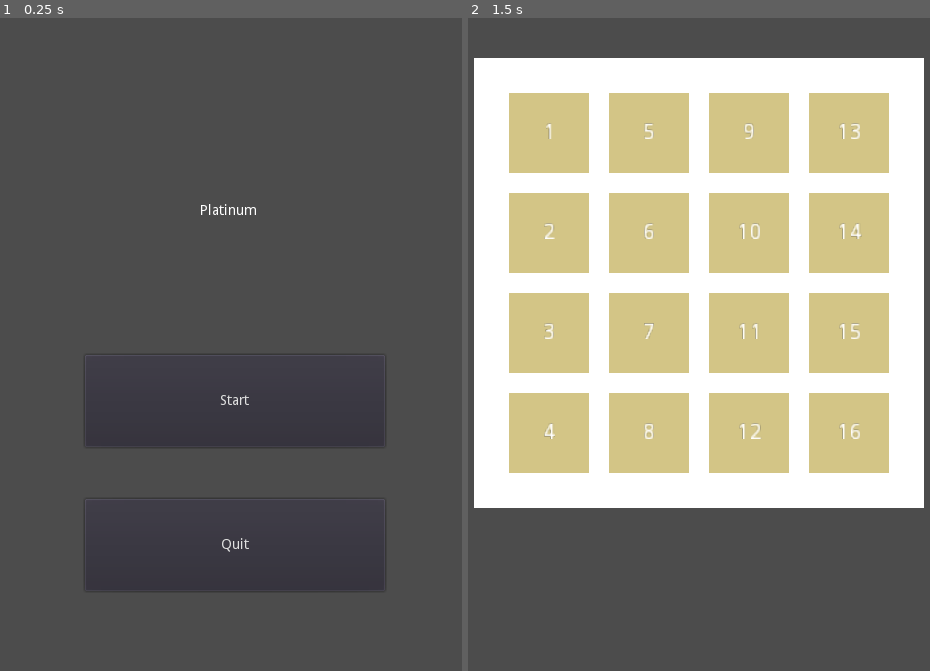
Above: before the commit, frames 1-2 (left to right).
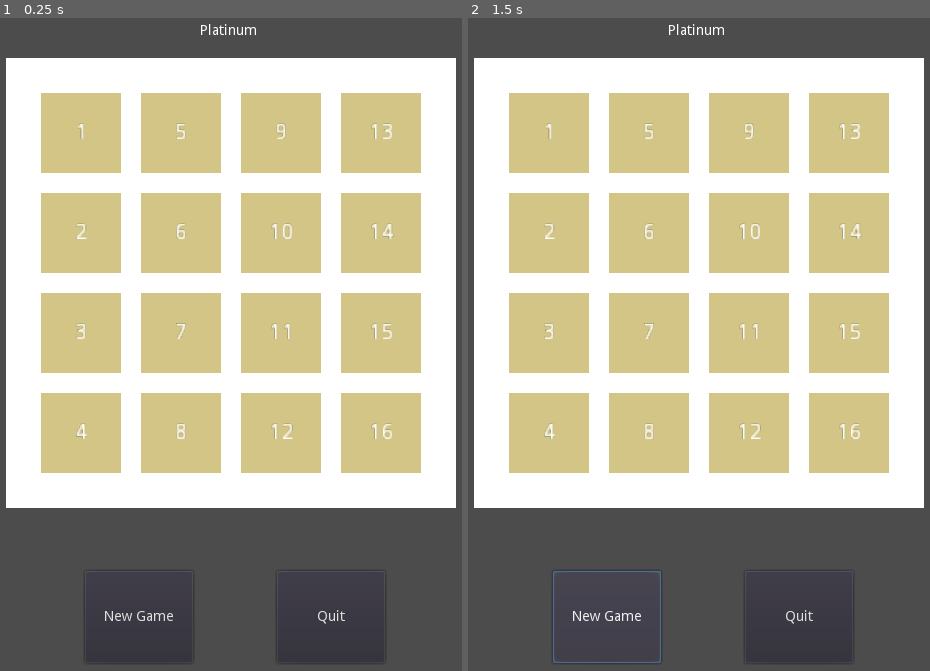
Above: after the commit, the same moments.

Repository: rafallatoszek/Platinum
Game: Godot game, scene res://Scenes/Game/Game.tscn
The game is run twice, just before and just after one commit, with the same random seed, the same clock (stepped at 60 frames per second) and the same inputs. Before the commit the project starts from res://Scenes/Main/Main.tscn.
Inputs (mouse positions are in pixels of both pictures, inside the frame that each line leads up to):
- Up to frame 1 (0.25 s): no input
- Up to frame 2 (1.5 s): click "Start" (after the commit: "New Game") at 0.5 s; click (606, 618) at 1.25 s, where only the run after the commit has a clickable "New Game"

The runs differ from the first frame. In frame 1, 68% of the frame differs, in the area x 1-99%, y 0-99%; in frame 2, 0.4%.

Commit message:
remove main scene

Diff:
--- a/Scenes/Board/Board.gd
+++ b/Scenes/Board/Board.gd
@@ -19,9 +19,9 @@
 		b.queue_free()
 	blocks = []
 	for i in values.size():
-		var row = values[i]
-		for j in row.size():
-			var val = row[j]
+		var column = values[i]
+		for j in column.size():
+			var val = column[j]
 			if val == null:
 				continue
 			var b = block.instance()
--- /dev/null
+++ b/Scenes/Game/Game.gd
@@ -0,0 +1,6 @@
+extends Node
+
+var score = 0
+
+func update_score(score):
+	$ScoreLabel.text = "Score: " + str(score)
--- a/Scenes/Game/Game.tscn
+++ b/Scenes/Game/Game.tscn
@@ -1,10 +1,15 @@
-[gd_scene load_steps=2 format=2]
+[gd_scene load_steps=4 format=2]
 
 [ext_resource path="res://Scenes/Board/Board.tscn" type="PackedScene" id=1]
+[ext_resource path="res://Scenes/Game/Game.gd" type="Script" id=2]
+[ext_resource path="res://Scenes/HUD/HUD.tscn" type="PackedScene" id=3]
 
-[node name="Node" type="Node"]
+[node name="Game" type="Node"]
+script = ExtResource( 2 )
 
 [node name="Board" parent="." instance=ExtResource( 1 )]
 position = Vector2( 17, 63 )
 block_offset = Vector2( 35, 35 )
 block_scale = 1.6
+
+[node name="HUD" parent="." instance=ExtResource( 3 )]
--- a/Scenes/HUD/HUD.gd
+++ b/Scenes/HUD/HUD.gd
@@ -2,16 +2,8 @@
 
 signal start_game
 
-
 func _on_StartButton_pressed():
-	$StartButton.hide()
-	$QuitButton.hide()
-	$GameNameLabel.hide()
-	emit_signal("start_game")
-
+	pass
 
 func _on_QuitButton_pressed():
 	get_tree().quit()
-
-func update_score(score):
-	$ScoreLabel.text = "Score: " + str(score)
--- a/Scenes/HUD/HUD.tscn
+++ b/Scenes/HUD/HUD.tscn
@@ -5,37 +5,30 @@
 [node name="HUD" type="CanvasLayer"]
 script = ExtResource( 1 )
 
-[node name="StartButton" type="Button" parent="."]
+[node name="NewGameButton" type="Button" parent="."]
 anchor_left = 0.2
-anchor_top = 0.5
-anchor_right = 0.8
-anchor_bottom = 0.6
+anchor_top = 0.8
+anchor_right = 0.4
+anchor_bottom = 0.9
 margin_right = 12.0
 margin_bottom = 20.0
-text = "Start"
+text = "New Game"
 
 [node name="QuitButton" type="Button" parent="."]
-anchor_left = 0.2
-anchor_top = 0.7
+anchor_left = 0.6
+anchor_top = 0.8
 anchor_right = 0.8
-anchor_bottom = 0.8
+anchor_bottom = 0.9
 margin_right = 12.0
 margin_bottom = 20.0
 text = "Quit"
 
-[node name="MessageLabel" type="Label" parent="."]
-
-[node name="ScoreLabel" type="Label" parent="."]
-anchor_left = 0.8
+[node name="GameNameLabel" type="Label" parent="."]
 anchor_right = 1.0
-
-[node name="GameNameLabel" type="Label" parent="."]
-anchor_top = 0.2
-anchor_right = 1.0
-anchor_bottom = 0.4
+anchor_bottom = 0.1
 text = "Platinum"
 align = 1
 valign = 1
 
-[connection signal="pressed" from="StartButton" to="." method="_on_StartButton_pressed"]
+[connection signal="pressed" from="NewGameButton" to="." method="_on_StartButton_pressed"]
 [connection signal="pressed" from="QuitButton" to="." method="_on_QuitButton_pressed"]
--- a/Scenes/Main/Main.gd
+++ /dev/null
@@ -1,9 +0,0 @@
-extends Node
-
-var score = 0
-
-var game = preload("res://Scenes/Game/Game.tscn")
-
-func new_game():
-	if get_tree().change_scene_to(game):
-		print("Cannot load the main game... Panic")
--- a/Scenes/Main/Main.tscn
+++ /dev/null
@@ -1,11 +0,0 @@
-[gd_scene load_steps=3 format=2]
-
-[ext_resource path="res://Scenes/HUD/HUD.tscn" type="PackedScene" id=1]
-[ext_resource path="res://Scenes/Main/Main.gd" type="Script" id=2]
-
-[node name="Main" type="Node"]
-script = ExtResource( 2 )
-
-[node name="HUD" parent="." instance=ExtResource( 1 )]
-
-[connection signal="start_game" from="HUD" to="." method="new_game"]
--- a/project.godot
+++ b/project.godot
@@ -11,7 +11,7 @@
 [application]
 
 config/name="Platinum"
-run/main_scene="res://Scenes/Main/Main.tscn"
+run/main_scene="res://Scenes/Game/Game.tscn"
 config/icon="res://icon.png"
 
 [display]
